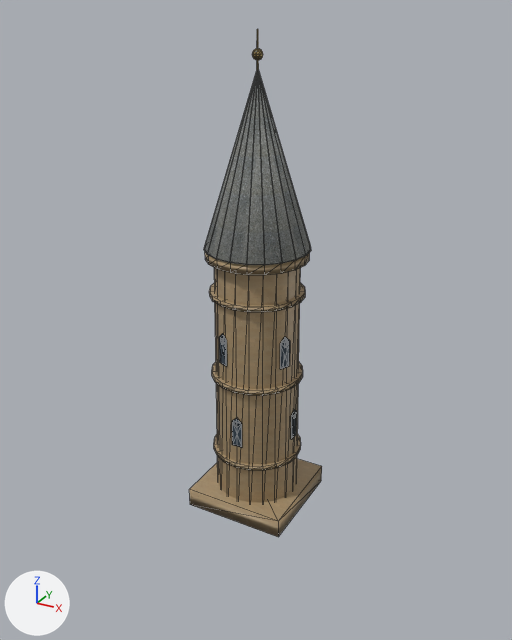
The glTF model game/voxario/Eryndor/Assets/Models/valoria/city/tower_round.glb as it was, and as the next commit left it.
Before and after are seen from a 50 mm camera at (24.9, -45.5, 39.5) aimed at (-0.4, 0.5, 16.5). The lights are fixed; the arrows at lower left show +X, +Y and +Z. The older version comes first. Mesh edges are drawn as thin lines. Vertices at exactly the same position are counted once.

In view in the first picture: 'tower_round'.
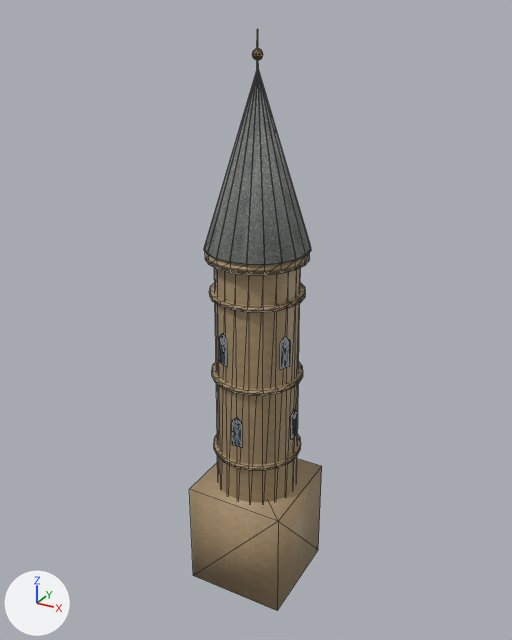
Boxes (x1, y1, x2, y2) around the edits, measured in the pictures (512 x 640 px; the box of a moved part takes in the faces that stretch with it):
'tower_round', reshaped (15% taller)
    before: (189, 29, 322, 537)
    after: (189, 29, 322, 611)
part 1 of me_tower_round, moved or reshaped
    before: (189, 467, 322, 537)
    after: (189, 467, 322, 611)

The change, as a diff of the scene's bpy script:
```diff
--- a/game/voxario/Eryndor/Assets/Models/valoria/city/tower_round.glb.py
+++ b/game/voxario/Eryndor/Assets/Models/valoria/city/tower_round.glb.py
@@ me_tower_round @@
 # used by ob_tower_round; location = (0.0, 0.0, 0.0)
 # before: 0 (4.3, 4.3, 0.0) at pixel (321, 480), 3 (4.3, -4.3, 0.0) at pixel (278, 537), 4 (-4.3, -4.3, 0.0) at pixel (190, 504), 7 (-4.3, 4.3, 0.0)
-me_tower_round.from_pydata(...)  # 489 vertices, 848 faces; spans x -4.3..4.3, y -4.3..4.3, z 0.0..38.2
+me_tower_round.from_pydata(...)  # 489 vertices, 848 faces; spans x -4.3..4.3, y -4.3..4.3, z -8.0..38.2
+# me_tower_round part 1
+for i in [0, 3, 4, 7]: me_tower_round.vertices[i].co += Vector((0.0, 0.0, -8.0))
 me_tower_round.materials.append(mat_limestone)
```
